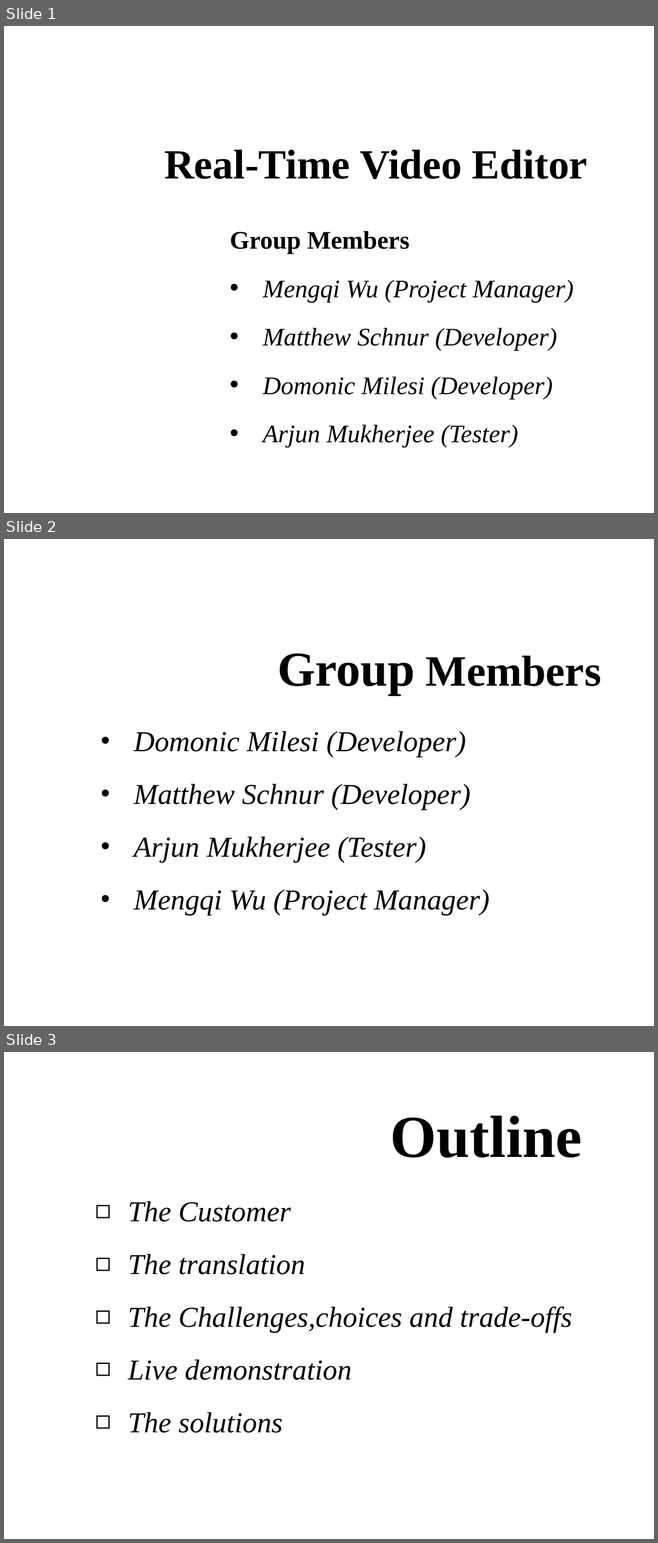
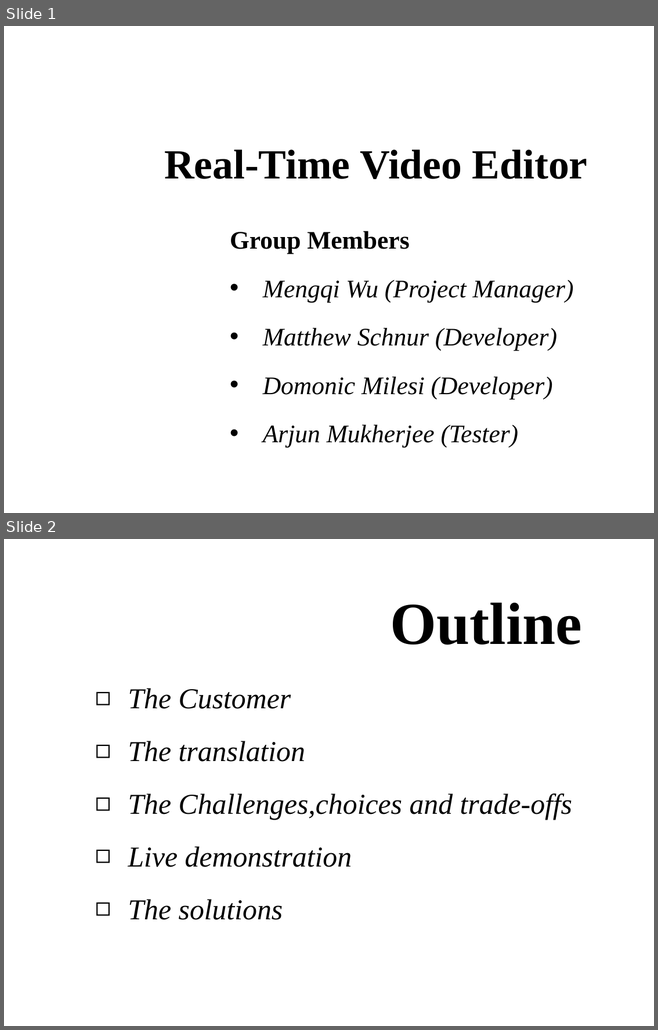
Before and after one commit to childeqi/RTVE, a slide deck: cs1530.pptx. Shown one above the other, each under a label of ours: slides 1, 2 and 3 before the commit, slides 1 and 2 after it. The pictures are 658x1543 and 658x1030 pixels, drawn with LibreOffice and Linux fonts; fonts in the diff are those of the drawing; background and template pictures are left out. Boxes give left, top, right and bottom in pixels: in the first picture for what was removed or moved away, otherwise in the second. Text is boxed around its words. In the diff, an @@ line names an element or a change of style, - is before the commit and + after.

Commit message:
delete redundant slide

```diff
--- a/cs1530.pptx
+++ b/cs1530.pptx
@@ slide 2 removed at [4,539,654,1026], background picture (left out) @@
@@ title removed at [278,653,601,695] @@
-Group Members
@@ text removed at [134,731,489,915] @@
-• Domonic Milesi (Developer)
-• Matthew Schnur (Developer)
-• Arjun Mukherjee (Tester)
-• Mengqi Wu (Project Manager)
@@ what was slide 3 is now slide 2 @@
```
